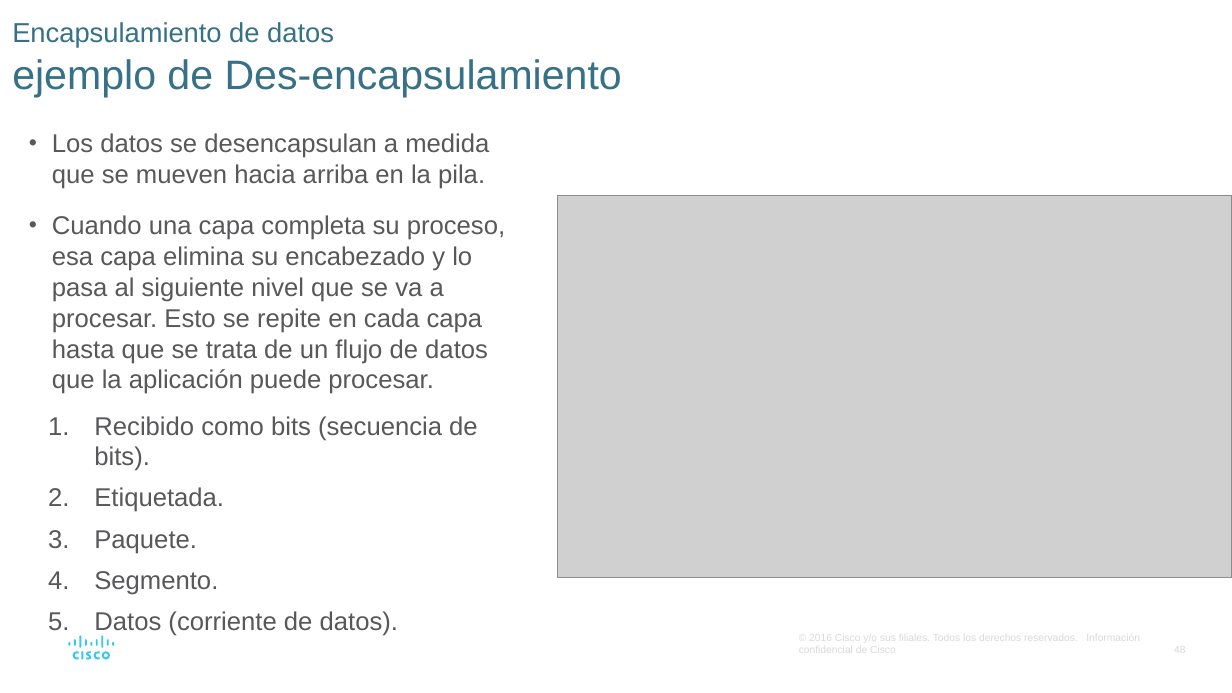
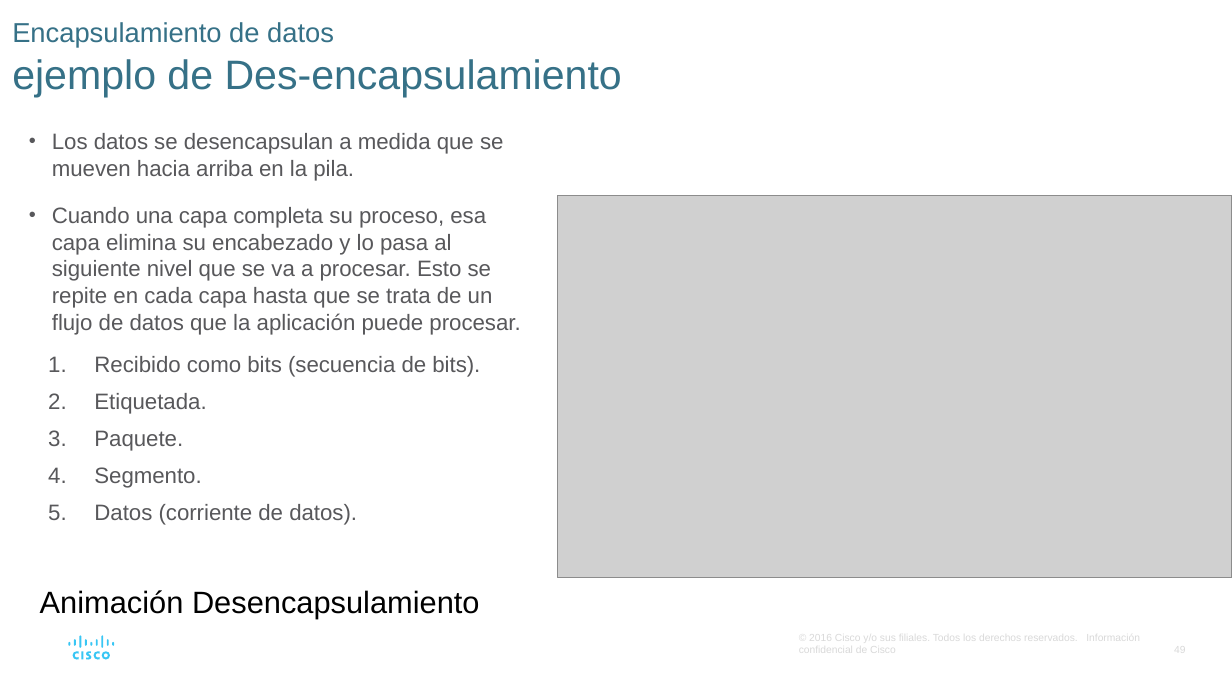
Before and after one commit to giganteavila/PAR, a slide deck: slide 49 of Presentaciones/3-Protocolos_y_modelos.odp (slide 48 before the commit). Drawn at 1232x693 pixels with LibreOffice and Linux fonts; fonts in the diff are those of the drawing; grey boxes stand for pictures. Boxes give left, top, right and bottom in pixels: in the first picture for what was removed or moved away, otherwise in the second. Text is boxed around its words. In the diff, an @@ line names an element or a change of style, - is before the commit and + after.

```diff
--- a/Presentaciones/3-Protocolos_y_modelos.odp
+++ b/Presentaciones/3-Protocolos_y_modelos.odp
@@ text "Los datos se desencapsulan a ..." at <box>52,133,520,525</box>: size 15 to 13 pt @@
@@ text added at <box>40,590,480,619</box>, 18 pt, text #000000 @@
+Animación Desencapsulamiento
```
Also in this commit, not shown: 8 other slides changed, 3 slides added.
